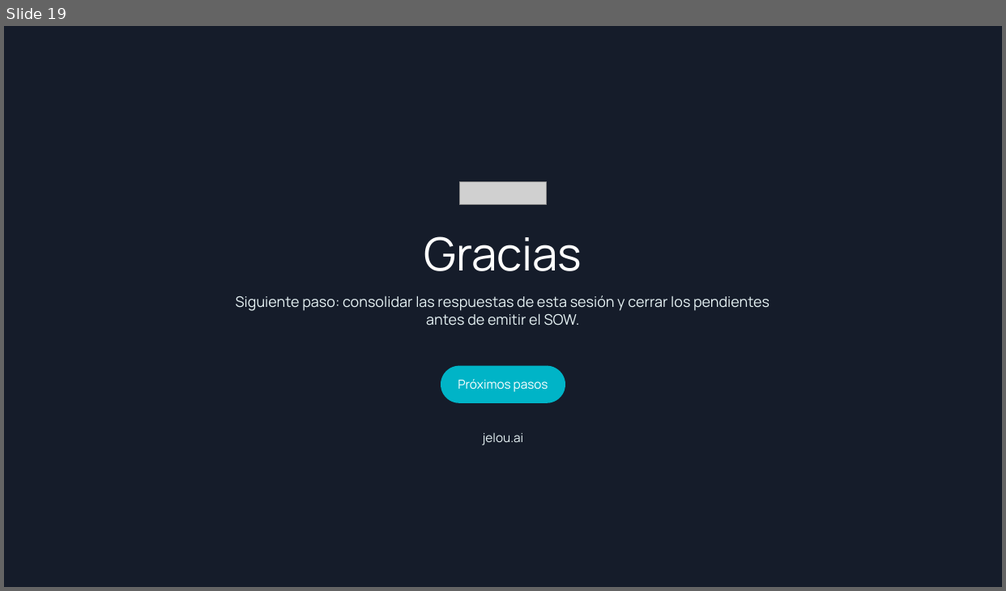
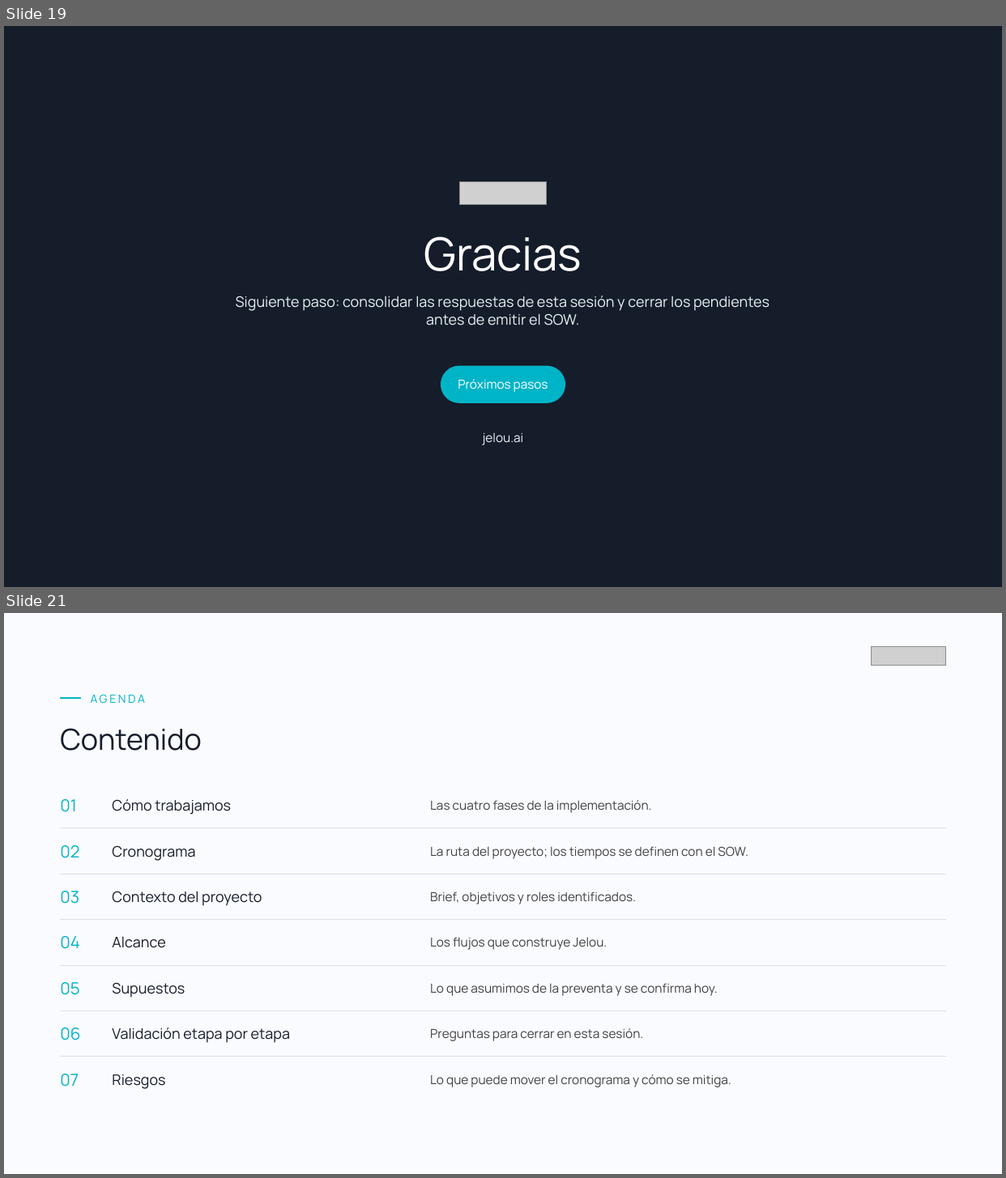
Before and after one commit to danielborja-Jelou/jelou-sow-studio, a slide deck: assets/kickoff-template.pptx. Shown one above the other, each under a label of ours: slide 19 before the commit, slides 19 and 21 after it; the slides between them are not shown. The pictures are 1006x591 and 1006x1178 pixels, drawn with LibreOffice and Linux fonts; fonts in the diff are those of the drawing; grey boxes stand for pictures. Boxes give left, top, right and bottom in pixels: in the first picture for what was removed or moved away, otherwise in the second. Text is boxed around its words. In the diff, an @@ line names an element or a change of style, - is before the commit and + after.

```diff
--- a/assets/kickoff-template.pptx
+++ b/assets/kickoff-template.pptx
@@ slide 21 added at (4, 613, 1002, 1174), background #FAFBFF @@
@@ picture added at (871, 646, 946, 666) @@
@@ line added from (60, 698) to (81, 698), #00B4C7 1.5 pt @@
@@ text added at (91, 694, 145, 704), 11 pt, text #00B4C7 @@
+AGENDA
@@ text added at (60, 728, 201, 751), 28 pt, text #151C2A @@
+Contenido
@@ text added at (60, 799, 76, 812), 16 pt, text #00B4C7 @@
+01
@@ text added at (112, 799, 231, 815), 14 pt, text #151C2A @@
+Cómo trabajamos
@@ text added at (430, 800, 652, 813), 12 pt, text #404040 @@
+Las cuatro fases de la implementación.
@@ line added from (60, 828) to (946, 828), #D9E1E8 0.75 pt @@
@@ text added at (60, 845, 79, 858), 16 pt, text #00B4C7 @@
+02
@@ text added at (112, 845, 195, 861), 14 pt, text #151C2A @@
+Cronograma
@@ text added at (430, 846, 748, 859), 12 pt, text #404040 @@
+La ruta del proyecto; los tiempos se definen con el SOW.
@@ line added from (60, 875) to (946, 875), #D9E1E8 0.75 pt @@
@@ text added at (60, 891, 79, 904), 16 pt, text #00B4C7 @@
+03
@@ text added at (112, 891, 262, 906), 14 pt, text #151C2A @@
+Contexto del proyecto
@@ text added at (430, 892, 636, 905), 12 pt, text #404040 @@
+Brief, objetivos y roles identificados.
@@ line added from (60, 920) to (946, 920), #D9E1E8 0.75 pt @@
@@ text added at (60, 936, 80, 949), 16 pt, text #00B4C7 @@
+04
@@ text added at (112, 936, 165, 948), 14 pt, text #151C2A @@
+Alcance
@@ text added at (430, 937, 607, 950), 12 pt, text #404040 @@
+Los flujos que construye Jelou.
@@ line added from (60, 965) to (946, 965), #D9E1E8 0.75 pt @@
@@ text added at (60, 982, 79, 995), 16 pt, text #00B4C7 @@
+05
@@ text added at (112, 982, 185, 998), 14 pt, text #151C2A @@
+Supuestos
@@ text added at (430, 983, 718, 996), 12 pt, text #404040 @@
+Lo que asumimos de la preventa y se confirma hoy.
@@ line added from (60, 1012) to (946, 1012), #D9E1E8 0.75 pt @@
@@ text added at (60, 1028, 80, 1041), 16 pt, text #00B4C7 @@
+06
@@ text added at (112, 1028, 290, 1043), 14 pt, text #151C2A @@
+Validación etapa por etapa
@@ text added at (430, 1029, 643, 1041), 12 pt, text #404040 @@
+Preguntas para cerrar en esta sesión.
@@ line added from (60, 1057) to (946, 1057), #D9E1E8 0.75 pt @@
@@ text added at (60, 1074, 79, 1087), 16 pt, text #00B4C7 @@
+07
@@ text added at (112, 1075, 165, 1089), 14 pt, text #151C2A @@
+Riesgos
@@ text added at (430, 1075, 731, 1088), 12 pt, text #404040 @@
+Lo que puede mover el cronograma y cómo se mitiga.
```
Also in this commit, not shown: 2 slides changed, 6 other slides added, 8 other files.
